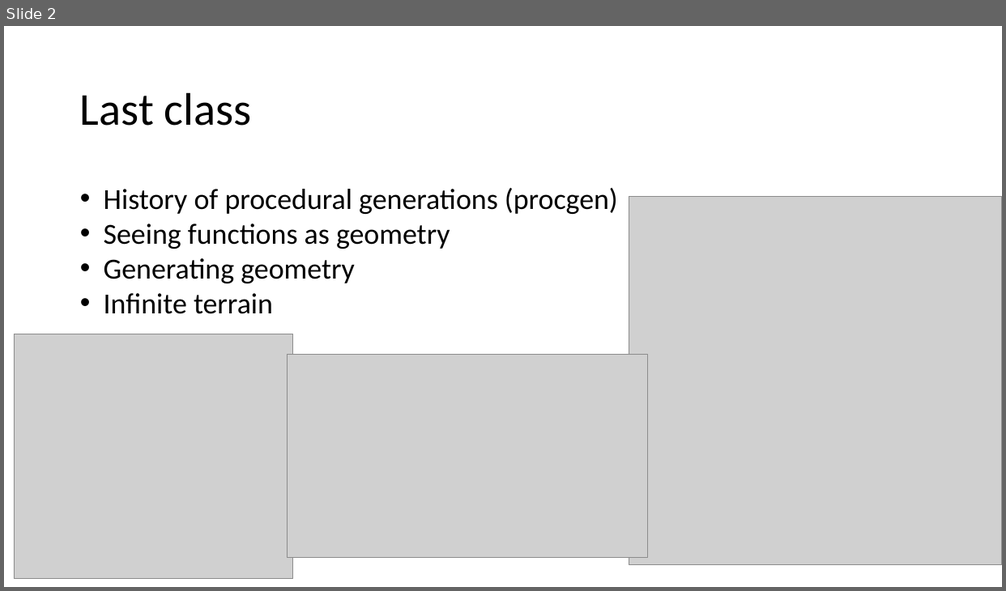
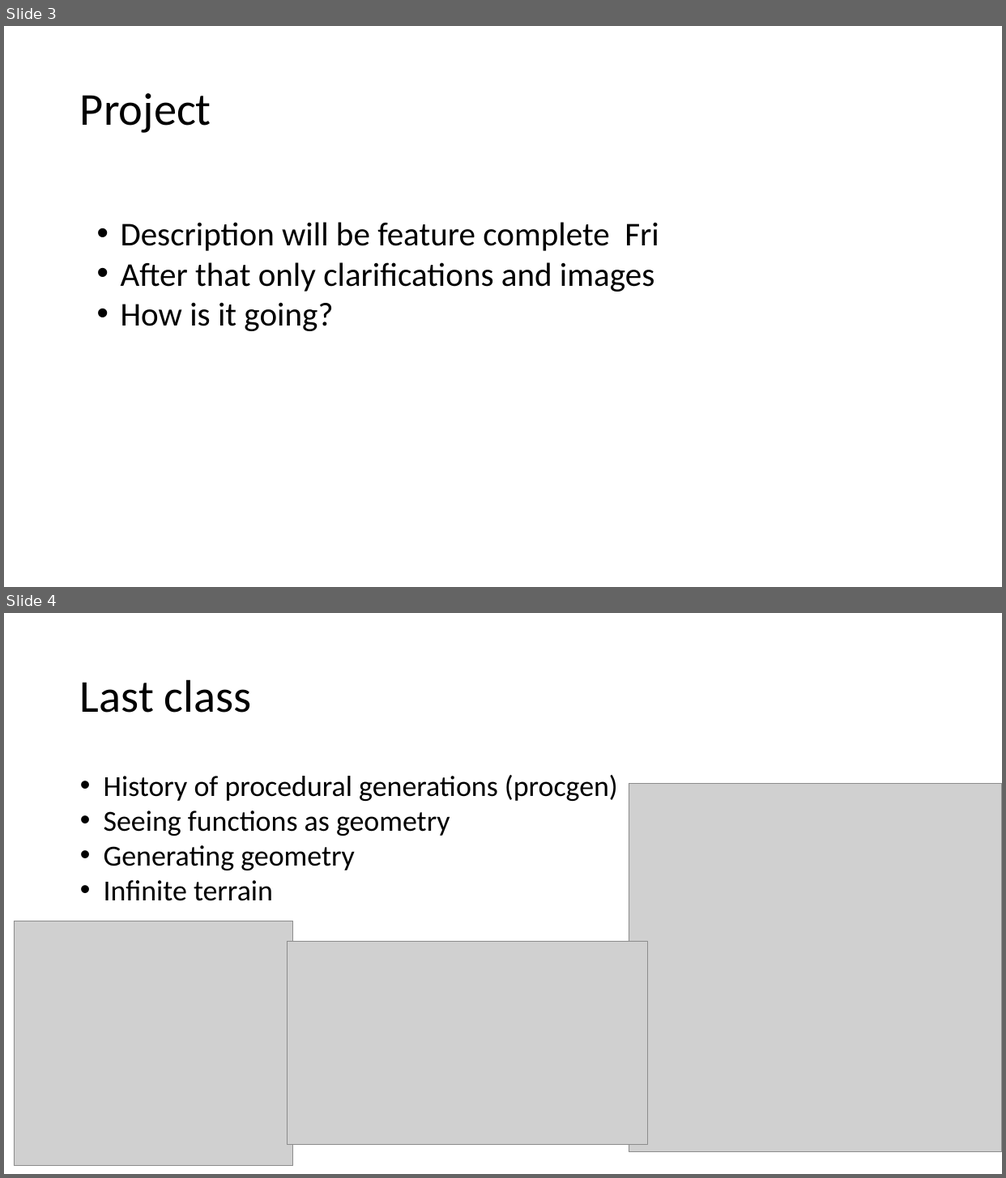
Before and after one commit to harveypekar/3dgraphics, a slide deck: course/3d_slides_w6.pptx. Shown one above the other, each under a label of ours: slide 2 before the commit, slides 3 and 4 after it. The pictures are 1006x591 and 1006x1178 pixels, drawn with LibreOffice and Linux fonts; fonts in the diff are those of the drawing; grey boxes stand for pictures. Boxes give left, top, right and bottom in pixels: in the first picture for what was removed or moved away, otherwise in the second. Text is boxed around its words. In the diff, an @@ line names an element or a change of style, - is before the commit and + after.

```diff
--- a/course/3d_slides_w6.pptx
+++ b/course/3d_slides_w6.pptx
@@ slide 3 added at <box>4,26,1002,587</box>, background #FFFFFF @@
@@ title added at <box>80,93,211,133</box>, 44 pt, text #000000 @@
+Project
@@ text added at <box>121,222,659,331</box>, 32 pt, text #000000 @@
+• Description will be feature complete Fri
+• After that only clarifications and images
+• How is it going?
@@ what was slide 2 is now slide 4 @@
```
Also in this commit, not shown: 4 slides changed, 15 other slides added, 6 slides removed.
